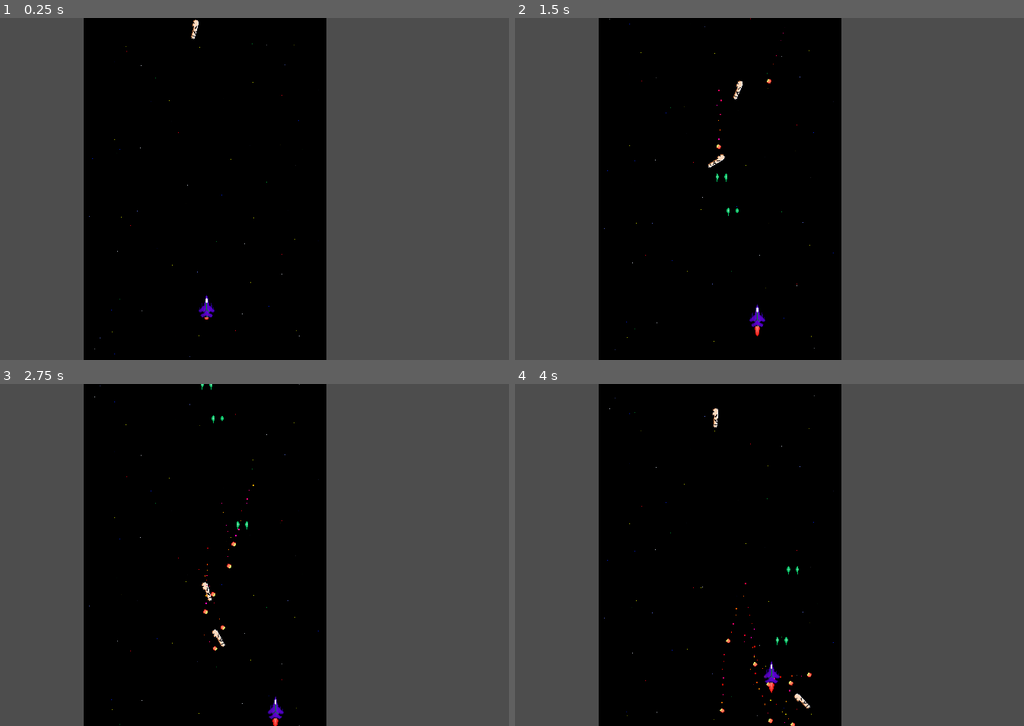
Above: before the commit, frames 1-4 (two rows, left to right).
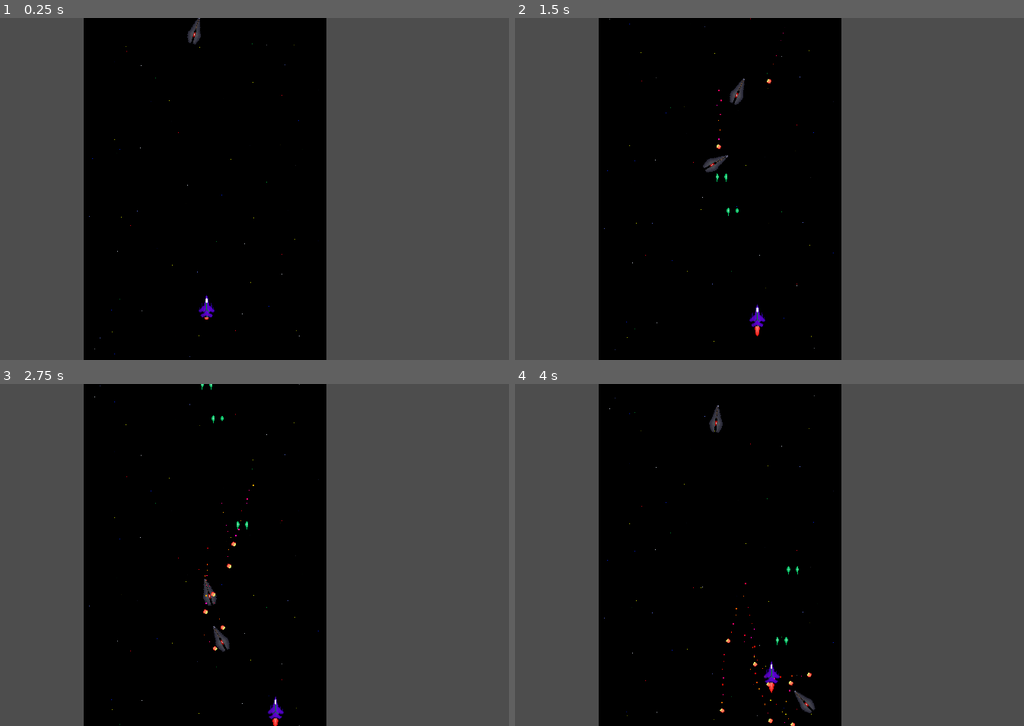
Above: after the commit, the same moments.

Repository: jwayn/rainbowglitter
Game: Godot game, scene res://World.tscn
The game is run twice, just before and just after one commit, with the same random seed, the same clock (stepped at 60 frames per second) and the same inputs.
Inputs:
- Up to frame 1 (0.25 s): no input
- Up to frame 2 (1.5 s): tap Enter (ui_accept) at 0.5, 0.77 s; hold Right (ui_right) 0.53-1.28 s; hold Down (ui_down) from 1.28 s (still down)
- Up to frame 3 (2.75 s): tap Enter (ui_accept) at 1.52 s; release Down (ui_down) at 2.03 s; hold Right (ui_right) from 2.03 s (still down)
- Up to frame 4 (4 s): release Right (ui_right) at 2.78 s; hold Up (ui_up) 2.78-3.53 s; tap Enter (ui_accept) at 3.02, 3.77 s; hold Left (ui_left) from 3.53 s (still down)

The runs differ from the first frame. In frame 1, 0.1% of the frame differs, in the area x 36-40%, y 0-8%; in frame 2, 0.3%, in the area x 36-46%, y 17-46%; in frame 3, 0.2%; in frame 4, 0.3%.

Commit message:
Added Gun Sounds and System
Added 12 Gun Sounds, added Enemy_02 Sprite

Diff:
--- a/Enemy.tscn
+++ b/Enemy.tscn
@@ -1,7 +1,7 @@
 [gd_scene load_steps=3 format=3 uid="uid://bh0axoux7sa6y"]
 
 [ext_resource type="Script" path="res://Enemy.gd" id="1_io2sp"]
-[ext_resource type="Texture2D" uid="uid://cov5aeb1wbvhn" path="res://Sprites/Penis.png" id="2_vv3y2"]
+[ext_resource type="Texture2D" uid="uid://bqwlosq544olv" path="res://Sprites/Enemy_02.png" id="2_v0x05"]
 
 [node name="Enemy" type="Node2D"]
 position = Vector2(414.602, 130.588)
@@ -10,9 +10,8 @@
 
 [node name="EnemySprite" type="Sprite2D" parent="."]
 texture_filter = 1
-rotation = 1.5708
 scale = Vector2(2, 2)
-texture = ExtResource("2_vv3y2")
+texture = ExtResource("2_v0x05")
 
 [node name="BulletPoint" type="Marker2D" parent="."]
 position = Vector2(-1, 35)
--- a/PlayerMovement.gd
+++ b/PlayerMovement.gd
@@ -62,7 +62,7 @@
 		b2.position = right_gun_1.global_position
 		can_fire = false
 		$FireTimer.start(fire_rate)
-
+		$RandomAudioPlayer.play_random_sound()
 
 func _on_fire_timer_timeout():
 	can_fire = true
--- a/World.tscn
+++ b/World.tscn
@@ -135,7 +135,6 @@
 [node name="Player" parent="." instance=ExtResource("1_2io6t")]
 position = Vector2(965, 912)
 scale = Vector2(2, 2)
-fire_rate = 0.075
 
 [node name="Bullets" type="Node2D" parent="."]
 
--- a/player.tscn
+++ b/player.tscn
@@ -1,9 +1,22 @@
-[gd_scene load_steps=7 format=3 uid="uid://dbekokqy5744j"]
+[gd_scene load_steps=20 format=3 uid="uid://dbekokqy5744j"]
 
 [ext_resource type="Script" path="res://PlayerMovement.gd" id="1_6tdef"]
 [ext_resource type="Texture2D" uid="uid://ddmaxweb85cr8" path="res://Sprites/Jet_Sprite_01.png" id="2_o7k6q"]
 [ext_resource type="Texture2D" uid="uid://cgaa404ny8jae" path="res://Sprites/JetEngineFire_01.png" id="3_yeh5m"]
 [ext_resource type="Texture2D" uid="uid://bvijtf0peduy8" path="res://Sprites/JetEngineFire_02.png" id="4_rb60a"]
+[ext_resource type="PackedScene" uid="uid://bw1jltuhy38bp" path="res://random_audio_player.tscn" id="5_gswxp"]
+[ext_resource type="AudioStream" uid="uid://dffe4prny8etp" path="res://Audio/Ship_Gun_01.wav" id="6_b1nck"]
+[ext_resource type="AudioStream" uid="uid://cj2oi1youotos" path="res://Audio/Ship_Gun_02.wav" id="7_5tukj"]
+[ext_resource type="AudioStream" uid="uid://dvj1la372np24" path="res://Audio/Ship_Gun_03.wav" id="8_omirw"]
+[ext_resource type="AudioStream" uid="uid://bbbfli6uqi4v6" path="res://Audio/Ship_Gun_04.wav" id="9_4r2ey"]
+[ext_resource type="AudioStream" uid="uid://b7svfei86yhn8" path="res://Audio/Ship_Gun_05.wav" id="10_fdw4a"]
+[ext_resource type="AudioStream" uid="uid://brndxffs7k0ec" path="res://Audio/Ship_Gun_06.wav" id="11_cf2dr"]
+[ext_resource type="AudioStream" uid="uid://bkuaxs0f8spcv" path="res://Audio/Ship_Gun_07.wav" id="12_ot21u"]
+[ext_resource type="AudioStream" uid="uid://cxs8nxa6usiyy" path="res://Audio/Ship_Gun_08.wav" id="13_yq1bm"]
+[ext_resource type="AudioStream" uid="uid://c0ewdn6qq46ad" path="res://Audio/Ship_Gun_09.wav" id="14_jjftt"]
+[ext_resource type="AudioStream" uid="uid://balmg861swaf7" path="res://Audio/Ship_Gun_10.wav" id="15_0h06s"]
+[ext_resource type="AudioStream" uid="uid://cgewo75eic0et" path="res://Audio/Ship_Gun_11.wav" id="16_6546e"]
+[ext_resource type="AudioStream" uid="uid://bipo1t1uufx16" path="res://Audio/Ship_Gun_12.wav" id="17_i21wr"]
 
 [sub_resource type="SpriteFrames" id="SpriteFrames_0825u"]
 animations = [{
@@ -61,4 +74,7 @@
 
 [node name="FireTimer" type="Timer" parent="."]
 
+[node name="RandomAudioPlayer" parent="." instance=ExtResource("5_gswxp")]
+sounds = Array[AudioStreamWAV]([ExtResource("6_b1nck"), ExtResource("7_5tukj"), ExtResource("8_omirw"), ExtResource("9_4r2ey"), ExtResource("10_fdw4a"), ExtResource("11_cf2dr"), ExtResource("12_ot21u"), ExtResource("13_yq1bm"), ExtResource("14_jjftt"), ExtResource("15_0h06s"), ExtResource("16_6546e"), ExtResource("17_i21wr")])
+
 [connection signal="timeout" from="FireTimer" to="." method="_on_fire_timer_timeout"]
--- /dev/null
+++ b/random_audio_player.gd
@@ -0,0 +1,9 @@
+extends Node2D
+@export var sounds: Array[AudioStreamWAV]
+
+# Called when the node enters the scene tree for the first time.
+func _ready():
+	for sound in sounds:
+		$AudioPlayer.stream.add_stream(-1, sound)
+func play_random_sound():
+	$AudioPlayer.play()
--- /dev/null
+++ b/random_audio_player.tscn
@@ -0,0 +1,11 @@
+[gd_scene load_steps=3 format=3 uid="uid://bw1jltuhy38bp"]
+
+[ext_resource type="Script" path="res://random_audio_player.gd" id="1_iwdve"]
+
+[sub_resource type="AudioStreamRandomizer" id="AudioStreamRandomizer_bfgyo"]
+
+[node name="RandomAudioPlayer" type="Node2D"]
+script = ExtResource("1_iwdve")
+
+[node name="AudioPlayer" type="AudioStreamPlayer2D" parent="."]
+stream = SubResource("AudioStreamRandomizer_bfgyo")
Not shown, added: Audio/Ship_Gun_01.wav.import
Not shown, added: Audio/Ship_Gun_02.wav.import
Not shown, added: Audio/Ship_Gun_03.wav.import
Not shown, added: Audio/Ship_Gun_04.wav.import
Not shown, added: Audio/Ship_Gun_05.wav.import
Not shown, added: Audio/Ship_Gun_06.wav.import
Not shown, added: Audio/Ship_Gun_07.wav.import
Not shown, added: Audio/Ship_Gun_08.wav.import
Not shown, added: Audio/Ship_Gun_09.wav.import
Not shown, added: Audio/Ship_Gun_10.wav.import
Not shown, added: Audio/Ship_Gun_11.wav.import
Not shown, added: Audio/Ship_Gun_12.wav.import
(and 14 more such lines)
